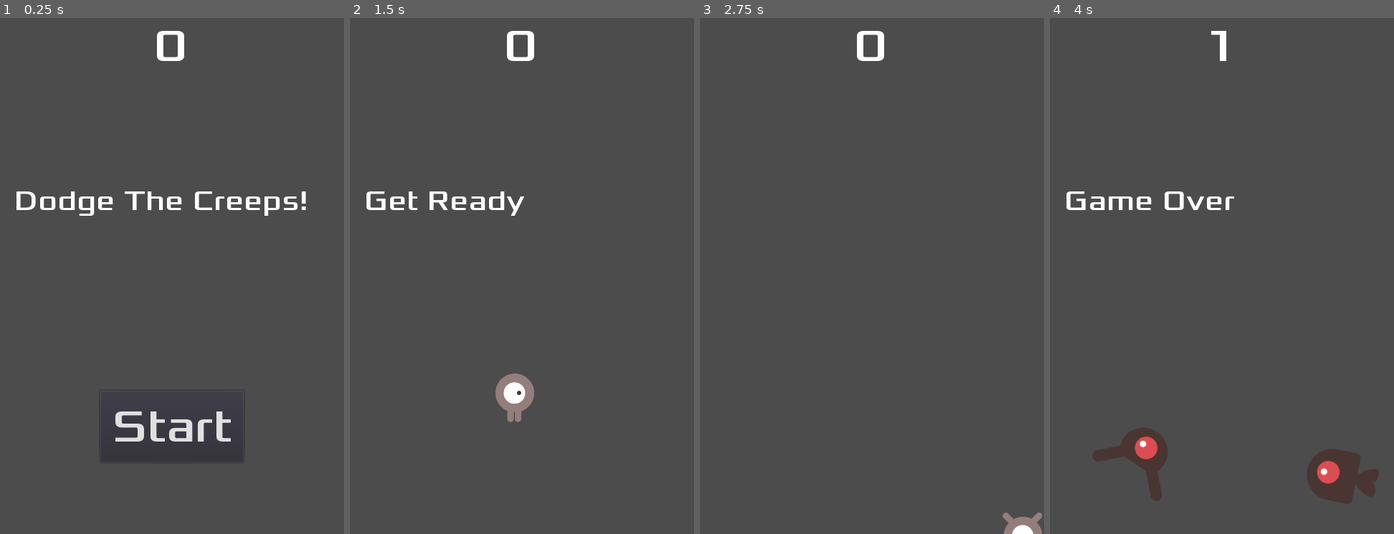
Above: before the commit, frames 1-4 (left to right).
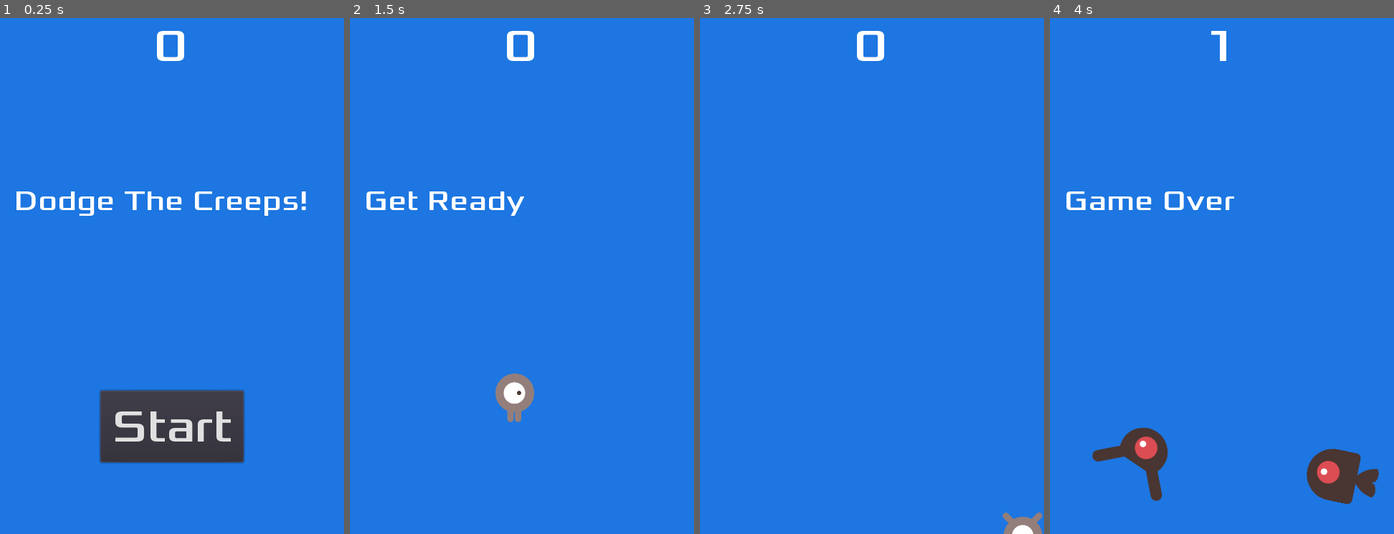
Above: after the commit, the same moments.

Repository: Alemkin/godot-first
Game: Godot game, scene res://Main.tscn
Two runs of this game, one before a commit and one after it. Both use one fixed random seed, a clock stepped at 60 frames per second and the inputs below.
Inputs:
- Up to frame 1 (0.25 s): no input
- Up to frame 2 (1.5 s): click "Start" at 0.5 s; tap Enter at 1.25 s; hold Right (ui_right) from 1.28 s (still down)
- Up to frame 3 (2.75 s): release Right (ui_right) at 2.03 s; hold Down (ui_down) from 2.03 s (still down)
- Up to frame 4 (4 s): release Down (ui_down) at 2.78 s; hold Right (ui_right) 2.78-3.53 s; hold Up (ui_up) from 3.53 s (still down)

The runs differ from the first frame. In frame 1, 93% of the frame differs, in the area x 0-100%, y 0-100%; in frame 2, 98%; in frame 3, 99%; in frame 4, 97%.

Commit message:
Added music and death sounds to scene

Diff:
--- a/HUD.tscn
+++ b/HUD.tscn
@@ -27,7 +27,7 @@
 font_data = ExtResource( 2 )
 _sections_unfolded = [ "Font", "Settings" ]
 
-[node name="HUD" type="CanvasLayer" index="0"]
+[node name="HUD" type="CanvasLayer"]
 
 layer = 1
 offset = Vector2( 0, 0 )
--- a/Main.gd
+++ b/Main.gd
@@ -10,6 +10,8 @@
 	$ScoreTimer.stop()
 	$MobTimer.stop()
 	$HUD.show_game_over()
+	$Music.stop()
+	$DeathSound.play()
 
 func new_game():
 	score = 0
@@ -17,6 +19,7 @@
 	$HUD.show_message("Get Ready")
 	$Player.start($StartPosition.position)
 	$StartTimer.start()
+	$Music.play()
 
 func _on_StartTimer_timeout():
 	$MobTimer.start()
--- a/Main.tscn
+++ b/Main.tscn
@@ -1,9 +1,11 @@
-[gd_scene load_steps=6 format=2]
+[gd_scene load_steps=8 format=2]
 
 [ext_resource path="res://Main.gd" type="Script" id=1]
 [ext_resource path="res://Mob.tscn" type="PackedScene" id=2]
 [ext_resource path="res://Player.tscn" type="PackedScene" id=3]
 [ext_resource path="res://HUD.tscn" type="PackedScene" id=4]
+[ext_resource path="res://art/House In a Forest Loop.ogg" type="AudioStream" id=5]
+[ext_resource path="res://art/gameover.wav" type="AudioStream" id=6]
 
 [sub_resource type="Curve2D" id=1]
 
@@ -12,42 +14,58 @@
 "points": PoolVector2Array( 0, 0, 0, 0, 0, 0, 0, 0, 0, 0, 480, 0, 0, 0, 0, 0, 480, 720, 0, 0, 0, 0, 0, 720, 0, 0, 0, 0, 0, 0 )
 }
 
-[node name="Main" type="Node"]
+[node name="Main" type="Node" index="0"]
 
 script = ExtResource( 1 )
 Mob = ExtResource( 2 )
 
-[node name="Player" parent="." index="0" instance=ExtResource( 3 )]
+[node name="Background" type="ColorRect" parent="." index="0"]
+
+anchor_left = 0.0
+anchor_top = 0.0
+anchor_right = 0.0
+anchor_bottom = 0.0
+margin_right = 480.0
+margin_bottom = 720.0
+rect_pivot_offset = Vector2( 0, 0 )
+rect_clip_content = false
+mouse_filter = 0
+mouse_default_cursor_shape = 0
+size_flags_horizontal = 1
+size_flags_vertical = 1
+color = Color( 0.117647, 0.466667, 0.886275, 1 )
+
+[node name="Player" parent="." index="1" instance=ExtResource( 3 )]
 
 position = Vector2( 660, 330 )
 
-[node name="MobTimer" type="Timer" parent="." index="1"]
+[node name="MobTimer" type="Timer" parent="." index="2"]
 
 process_mode = 1
 wait_time = 0.5
 one_shot = false
 autostart = false
 
-[node name="ScoreTimer" type="Timer" parent="." index="2"]
+[node name="ScoreTimer" type="Timer" parent="." index="3"]
 
 process_mode = 1
 wait_time = 1.0
 one_shot = false
 autostart = false
 
-[node name="StartTimer" type="Timer" parent="." index="3"]
+[node name="StartTimer" type="Timer" parent="." index="4"]
 
 process_mode = 1
 wait_time = 2.0
 one_shot = true
 autostart = false
 
-[node name="StartPosition" type="Position2D" parent="." index="4"]
+[node name="StartPosition" type="Position2D" parent="." index="5"]
 
 position = Vector2( 150, 530 )
 _sections_unfolded = [ "Transform" ]
 
-[node name="MobPath" type="Path2D" parent="." index="5"]
+[node name="MobPath" type="Path2D" parent="." index="6"]
 
 self_modulate = Color( 0.5, 0.6, 1, 0.7 )
 curve = SubResource( 1 )
@@ -62,7 +80,25 @@
 loop = true
 lookahead = 4.0
 
-[node name="HUD" parent="." index="6" instance=ExtResource( 4 )]
+[node name="HUD" parent="." index="7" instance=ExtResource( 4 )]
+
+[node name="Music" type="AudioStreamPlayer" parent="." index="8"]
+
+stream = ExtResource( 5 )
+volume_db = 0.0
+pitch_scale = 1.0
+autoplay = false
+mix_target = 0
+bus = "Master"
+
+[node name="DeathSound" type="AudioStreamPlayer" parent="." index="9"]
+
+stream = ExtResource( 6 )
+volume_db = 0.0
+pitch_scale = 1.0
+autoplay = false
+mix_target = 0
+bus = "Master"
 
 [connection signal="hit" from="Player" to="." method="_on_Player_hit"]
 
